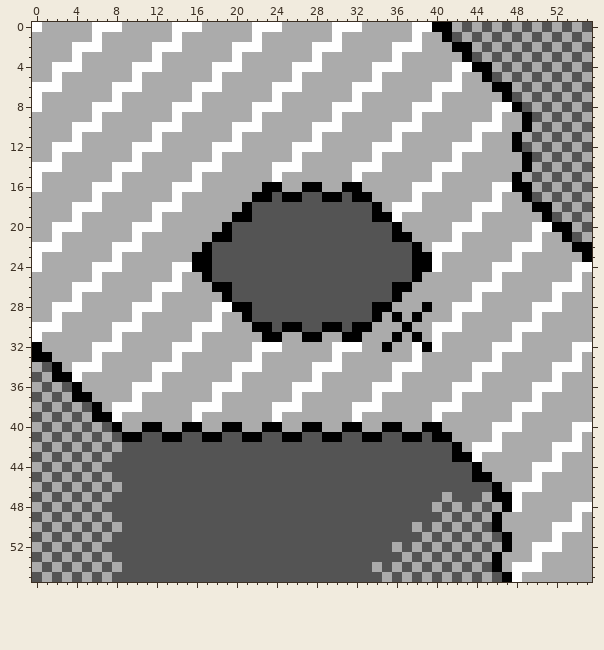
File history of a pixel-art sprite, gfx/trainers/lugia_map.png. That is the earlier state.
The file is 56x56 pixels.
And afterwards:
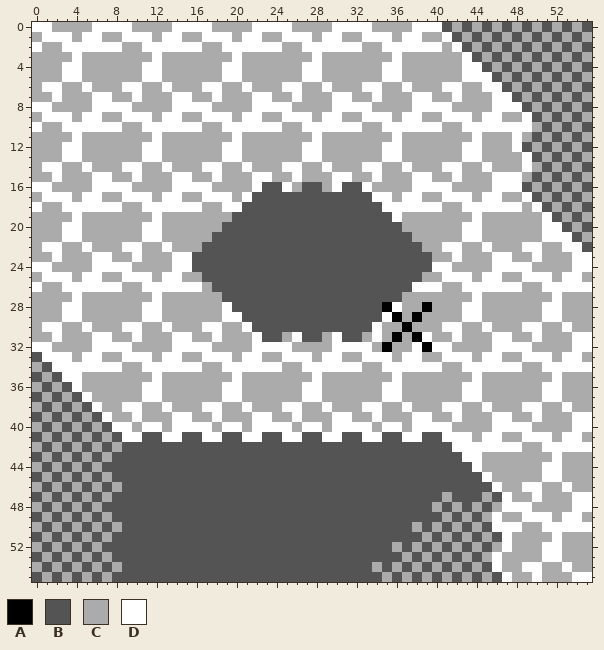
Palette (. is transparent): A #000000  B #545454  C #ababab  D #ffffff
The exact change:
y 0: x 1 C -> D; x 9 C -> D; x 17 C -> D; x 25 C -> D; x 33 C -> D; x 40..41 AA -> DB
y 1: x 1..3 CCC -> DDD; x 5 C -> D; x 9..11 CCC -> DDD; x 13 C -> D; x 17..19 CCC -> DDD; x 21 C -> D; x 25..27 CCC -> DDD; x 29 C -> D; x 33..35 CCC -> DDD; x 37 C -> D; x 41 A -> D
y 2: x 0 C -> D; x 3 C -> D; x 7..8 CC -> DD; x 11 C -> D; x 15..16 CC -> DD; x 19 C -> D; x 23..24 CC -> DD; x 27 C -> D; x 31..32 CC -> DD; x 35 C -> D; x 39..40 CC -> DD; x 42..43 AA -> DB
y 3: x 43 A -> D
y 4: x 2 D -> C; x 10 D -> C; x 18 D -> C; x 26 D -> C; x 34 D -> C; x 42 D -> C; x 44..45 AA -> DB
y 5: x 2..4 DCC -> CDD; x 10..12 DCC -> CDD; x 18..20 DCC -> CDD; x 26..28 DCC -> CDD; x 34..36 DCC -> CDD; x 42..45 DCCA -> CDDD
y 6: x 0 D -> C; x 5 C -> D; x 8 D -> C; x 13 C -> D; x 16 D -> C; x 21 C -> D; x 24 D -> C; x 29 C -> D; x 32 D -> C; x 37 C -> D; x 40 D -> C; x 45..47 CAA -> DDB
y 7: x 0 D -> C; x 2 C -> D; x 6..8 CCD -> DDC; x 10 C -> D; x 14..16 CCD -> DDC; x 18 C -> D; x 22..24 CCD -> DDC; x 26 C -> D; x 30..32 CCD -> DDC; x 34 C -> D; x 38..40 CCD -> DDC; x 42 C -> D; x 46..47 CA -> DD
y 8: x 1 C -> D; x 9 C -> D; x 17 C -> D; x 25 C -> D; x 33 C -> D; x 41 C -> D; x 48 A -> D
y 9: x 1..3 CCC -> DDD; x 5 C -> D; x 9..11 CCC -> DDD; x 13 C -> D; x 17..19 CCC -> DDD; x 21 C -> D; x 25..27 CCC -> DDD; x 29 C -> D; x 33..35 CCC -> DDD; x 37 C -> D; x 41..43 CCC -> DDD; x 45 C -> D; x 49 A -> D
y 10: x 0 C -> D; x 3 C -> D; x 7..8 CC -> DD; x 11 C -> D; x 15..16 CC -> DD; x 19 C -> D; x 23..24 CC -> DD; x 27 C -> D; x 31..32 CC -> DD; x 35 C -> D; x 39..40 CC -> DD; x 43 C -> D; x 47..49 CCA -> DDD
y 11: x 48 A -> D
y 12: x 2 D -> C; x 10 D -> C; x 18 D -> C; x 26 D -> C; x 34 D -> C; x 42 D -> C; x 48 A -> D
y 13: x 2..4 DCC -> CDD; x 10..12 DCC -> CDD; x 18..20 DCC -> CDD; x 26..28 DCC -> CDD; x 34..36 DCC -> CDD; x 42..44 DCC -> CDD; x 49 A -> D
y 14: x 0 D -> C; x 5 C -> D; x 8 D -> C; x 13 C -> D; x 16 D -> C; x 21 C -> D; x 24 D -> C; x 29 C -> D; x 32 D -> C; x 37 C -> D; x 40 D -> C; x 45 C -> D; x 49 A -> D
y 15: x 0 D -> C; x 2 C -> D; x 6..8 CCD -> DDC; x 10 C -> D; x 14..16 CCD -> DDC; x 18 C -> D; x 22..24 CCD -> DDC; x 26 C -> D; x 30..32 CCD -> DDC; x 34 C -> D; x 38..40 CCD -> DDC; x 42 C -> D; x 46..48 CCA -> DDD
y 16: x 1 C -> D; x 9 C -> D; x 17 C -> D; x 22..25 CAAC -> DBBD; x 27..28 AA -> BB; x 30..33 CAAC -> DBBD; x 41 C -> D; x 48..49 AA -> DB
y 17: x 1..3 CCC -> DDD; x 5 C -> D; x 9..11 CCC -> DDD; x 13 C -> D; x 17..19 CCC -> DDD; x 21..23 CAA -> DBB; x 25..26 AA -> BB; x 29..30 AA -> BB; x 32..35 AACC -> BBDD; x 37 C -> D; x 41..43 CCC -> DDD; x 45 C -> D; x 49 A -> D
y 18: x 0 C -> D; x 3 C -> D; x 7..8 CC -> DD; x 11 C -> D; x 15..16 CC -> DD; x 19..21 CCA -> DDB; x 34..35 AC -> BD; x 39..40 CC -> DD; x 43 C -> D; x 47..48 CC -> DD; x 50..51 AA -> DB
y 19: x 20..21 AA -> BB; x 34..35 AA -> BB; x 51 A -> D
y 20: x 2 D -> C; x 10 D -> C; x 19 A -> B; x 36 A -> B; x 42 D -> C; x 50 D -> C; x 52..53 AA -> DB
y 21: x 2..4 DCC -> CDD; x 10..12 DCC -> CDD; x 18..19 AA -> BB; x 36..37 AA -> BB; x 42..44 DCC -> CDD; x 50..53 DCCA -> CDDD
y 22: x 0 D -> C; x 5 C -> D; x 8 D -> C; x 13 C -> D; x 17 A -> B; x 38 A -> B; x 40 D -> C; x 45 C -> D; x 48 D -> C; x 53..55 CAA -> DDB
y 23: x 0 D -> C; x 2 C -> D; x 6..8 CCD -> DDC; x 10 C -> D; x 14..17 CCAA -> DDBB; x 38..40 AAD -> BBC; x 42 C -> D; x 46..48 CCD -> DDC; x 50 C -> D; x 54..55 CA -> DD
y 24: x 1 C -> D; x 9 C -> D; x 16..17 AA -> BB; x 38..39 AA -> BB; x 41 C -> D; x 49 C -> D
y 25: x 1..3 CCC -> DDD; x 5 C -> D; x 9..11 CCC -> DDD; x 13 C -> D; x 17 A -> B; x 38 A -> B; x 41..43 CCC -> DDD; x 45 C -> D; x 49..51 CCC -> DDD; x 53 C -> D
y 26: x 0 C -> D; x 3 C -> D; x 7..8 CC -> DD; x 11 C -> D; x 15..16 CC -> DD; x 18..19 AA -> BB; x 36..40 AACCC -> BBDDD; x 43 C -> D; x 47..48 CC -> DD; x 51 C -> D; x 55 C -> D
y 27: x 19 A -> B; x 36 A -> B
y 28: x 2 D -> C; x 10 D -> C; x 18 D -> C; x 20..21 AA -> BB; x 34 A -> B; x 36 C -> D; x 42 D -> C; x 50 D -> C
y 29: x 2..4 DCC -> CDD; x 10..12 DCC -> CDD; x 18..21 DCCA -> CDDB; x 34..35 AC -> BD; x 42..44 DCC -> CDD; x 50..52 DCC -> CDD
y 30: x 0 D -> C; x 5 C -> D; x 8 D -> C; x 13 C -> D; x 16 D -> C; x 21..23 CAA -> DBB; x 25..26 AA -> BB; x 29..30 AA -> BB; x 32..34 AAC -> BBD; x 40 D -> C; x 45 C -> D; x 48 D -> C; x 53 C -> D
y 31: x 0 D -> C; x 2 C -> D; x 6..8 CCD -> DDC; x 10 C -> D; x 14..16 CCD -> DDC; x 18 C -> D; x 22..24 CAA -> DBB; x 26..28 CAA -> DBB; x 30..32 CAA -> DBB; x 34 C -> D; x 39..40 CD -> DC; x 42 C -> D; x 46..48 CCD -> DDC; x 50 C -> D; x 54..55 CC -> DD
y 32: x 0..1 AC -> DD; x 9 C -> D; x 17 C -> D; x 25 C -> D; x 33 C -> D; x 41 C -> D; x 49 C -> D
y 33: x 0..3 AACC -> BDDD; x 5 C -> D; x 9..11 CCC -> DDD; x 13 C -> D; x 17..19 CCC -> DDD; x 21 C -> D; x 25..27 CCC -> DDD; x 29 C -> D; x 33..35 CCC -> DDD; x 37 C -> D; x 41..43 CCC -> DDD; x 45 C -> D; x 49..51 CCC -> DDD; x 53 C -> D
y 34: x 2..3 AC -> DD; x 7..8 CC -> DD; x 11 C -> D; x 15..16 CC -> DD; x 19 C -> D; x 23..24 CC -> DD; x 27 C -> D; x 31..32 CC -> DD; x 35 C -> D; x 39..40 CC -> DD; x 43 C -> D; x 47..48 CC -> DD; x 51 C -> D; x 55 C -> D
y 35: x 2..3 AA -> BD
y 36: x 4 A -> D; x 10 D -> C; x 18 D -> C; x 26 D -> C; x 34 D -> C; x 42 D -> C; x 50 D -> C
y 37: x 4..5 AA -> BD; x 10..12 DCC -> CDD; x 18..20 DCC -> CDD; x 26..28 DCC -> CDD; x 34..36 DCC -> CDD; x 42..44 DCC -> CDD; x 50..52 DCC -> CDD
y 38: x 6 A -> D; x 8 D -> C; x 13 C -> D; x 16 D -> C; x 21 C -> D; x 24 D -> C; x 29 C -> D; x 32 D -> C; x 37 C -> D; x 40 D -> C; x 45 C -> D; x 48 D -> C; x 53 C -> D
y 39: x 6..8 AAD -> BDC; x 10 C -> D; x 14..16 CCD -> DDC; x 18 C -> D; x 22..24 CCD -> DDC; x 26 C -> D; x 30..32 CCD -> DDC; x 34 C -> D; x 38..40 CCD -> DDC; x 42 C -> D; x 46..48 CCD -> DDC; x 50 C -> D; x 54..55 CC -> DD
y 40: x 8..9 AC -> DD; x 11..12 AA -> DD; x 14..17 CAAC -> DDDD; x 19..20 AA -> DD; x 22..25 CAAC -> DDDD; x 27..28 AA -> DD; x 30..33 CAAC -> DDDD; x 35..36 AA -> DD; x 38..41 CAAC -> DDDD; x 49 C -> D
y 41: x 9..10 AA -> DD; x 13..14 AA -> DD; x 17..18 AA -> DD; x 21..22 AA -> DD; x 25..26 AA -> DD; x 29..30 AA -> DD; x 33..34 AA -> DD; x 37..38 AA -> DD; x 40..43 AACC -> BDDD; x 45 C -> D; x 49..51 CCC -> DDD; x 53 C -> D
y 42: x 42..43 AC -> DD; x 47..48 CC -> DD; x 51 C -> D; x 55 C -> D
y 43: x 42..43 AA -> BD
y 44: x 44 A -> D; x 50 D -> C
y 45: x 44..45 AA -> BD; x 50..52 DCC -> CDD
y 46: x 46 A -> D; x 48 D -> C; x 53 C -> D
y 47: x 46..48 AAD -> BDC; x 50 C -> D; x 54..55 CC -> DD
y 48: x 47 A -> D; x 49 C -> D
y 49: x 46 A -> D; x 49..51 CCC -> DDD; x 53 C -> D
y 50: x 46..48 ACC -> DDD; x 51 C -> D; x 55 C -> D
y 51: x 47 A -> D
y 52: x 47 A -> D; x 50 D -> C
y 53: x 46 A -> D; x 50..52 DCC -> CDD
y 54: x 46 A -> D; x 48 D -> C; x 53 C -> D
y 55: x 47..48 AD -> DC; x 50 C -> D; x 54..55 CC -> DD
